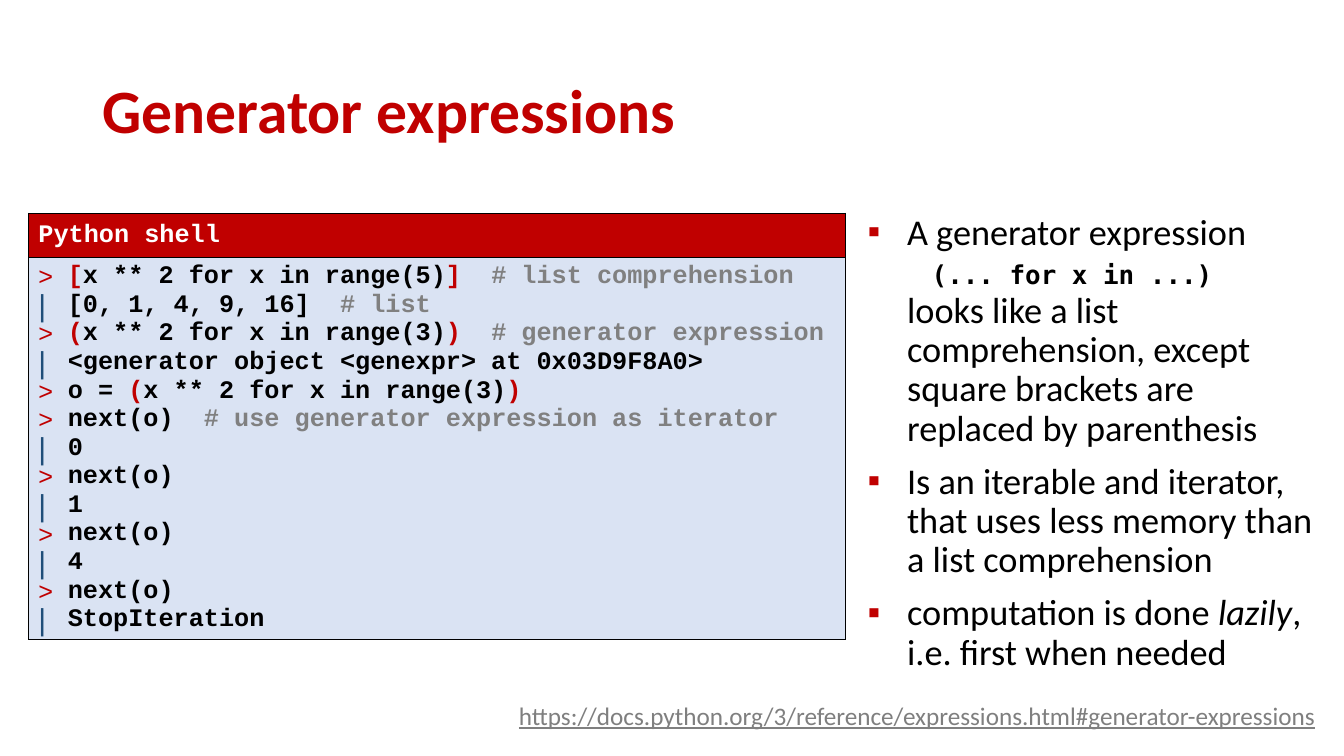
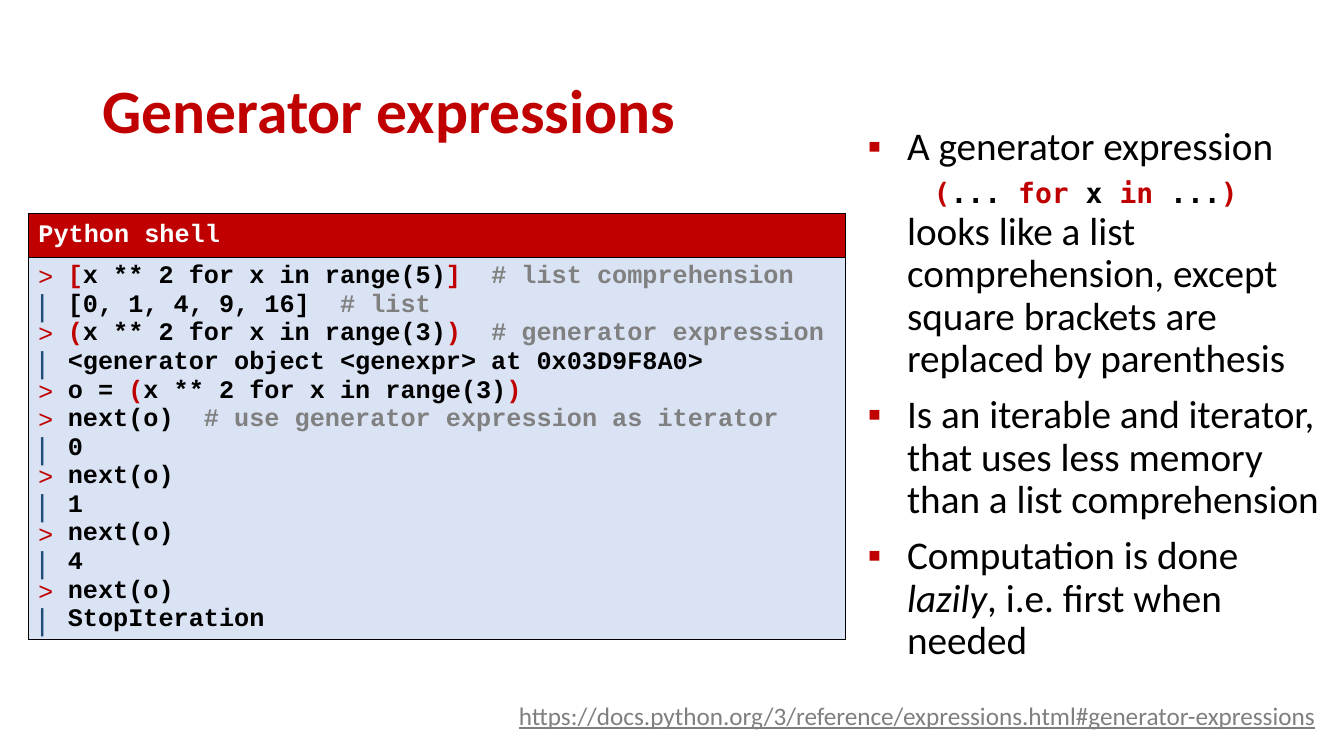
Before and after one commit to gsbrodal/gsbrodal.github.io, a slide deck: slide 17 of ipsa/slides/generator.pptx. Drawn at 1344x756 pixels with LibreOffice and Linux fonts; fonts in the diff are those of the drawing. Boxes give left, top, right and bottom in pixels: in the first picture for what was removed or moved away, otherwise in the second. Text is boxed around its words. In the diff, an @@ line names an element or a change of style, - is before the commit and + after.

Commit message:
all-slides-with-answers.pdf all-slides.pdf generator.pdf generator.pptx

```diff
--- a/ipsa/slides/generator.pptx
+++ b/ipsa/slides/generator.pptx
@@ text "A generator expression (... for ...": place and size @@
-text "A generator expression (... for ..." at [907,220,1313,666]
+text "A generator expression (... for ..." at [907,133,1318,655]
@@ text at [907,133,1318,520]: size 25.9 to 28 pt in "A generator expression looks like a list ...", "Is an iterable and iterator, that uses ..."; size 18.5 to 20 pt in "(... for x in ...)"; text colour #000000 to #C00000 in "(... for in ...)" @@
@@ text at [907,541,1238,655]: text changed; size 25.9 to 28 pt @@
-▪ computation is done lazily, i.e. first when needed
+▪ Computation is done lazily, i.e. first when needed
```
Also in this commit, not shown: 4 other slides changed, 3 other files.
